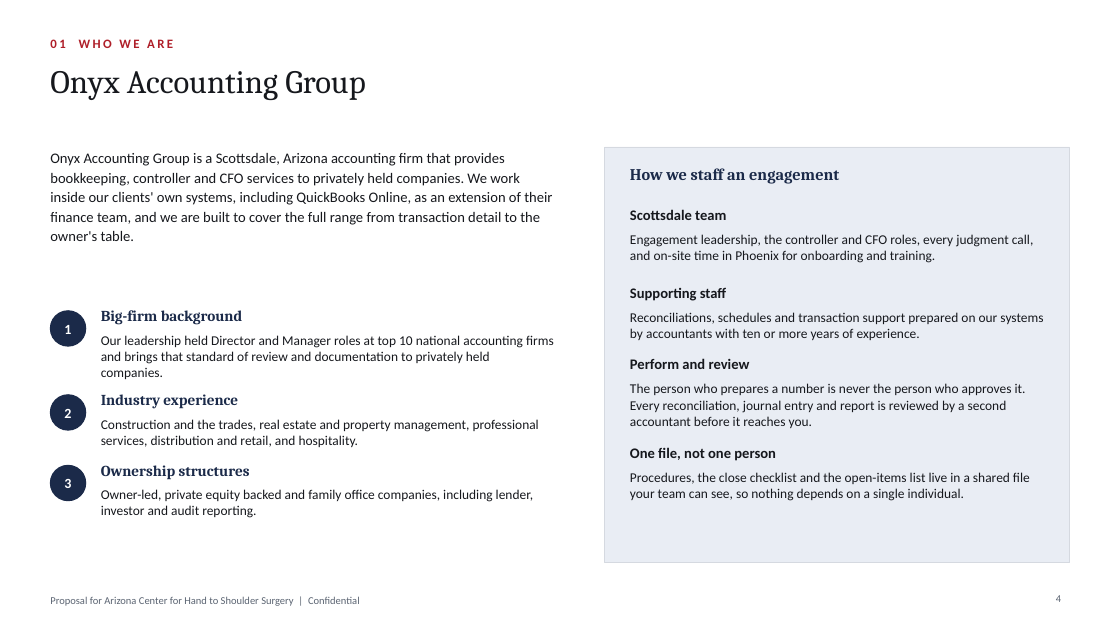
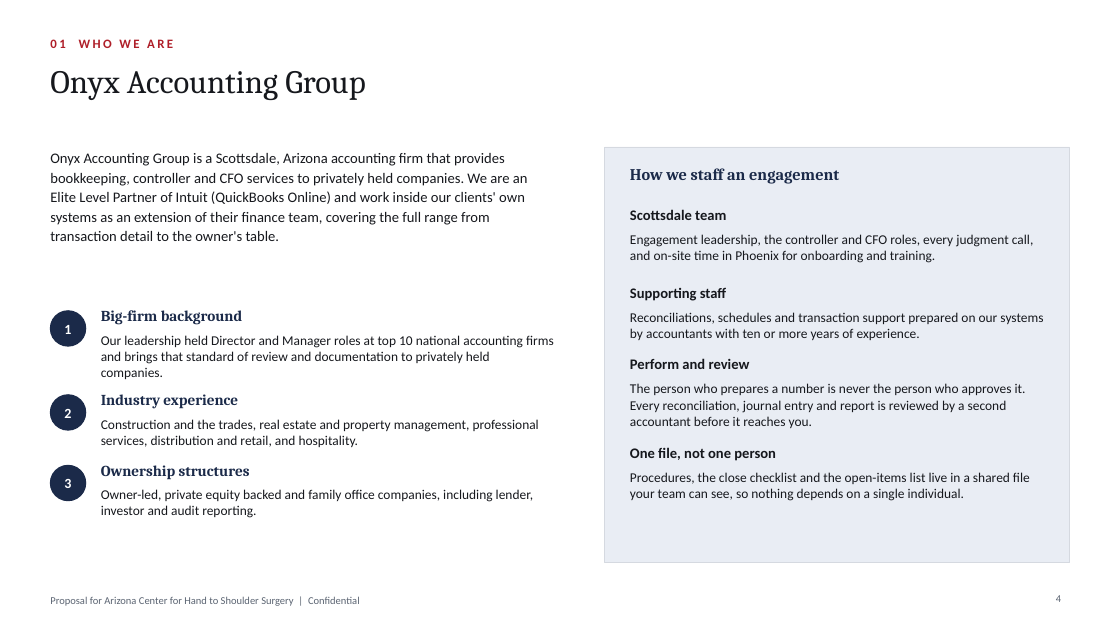
Before and after one commit to Onyxcfo/Engagement-Letter-Edits, a slide deck: slide 4 of Onyx_AZHandCenter_Proposal.pptx. Drawn at 1120x630 pixels with LibreOffice and Linux fonts; fonts in the diff are those of the drawing; background and template pictures are left out. Boxes give left, top, right and bottom in pixels: in the first picture for what was removed or moved away, otherwise in the second. Text is boxed around its words. In the diff, an @@ line names an element or a change of style, - is before the commit and + after.

```diff
--- a/Onyx_AZHandCenter_Proposal.pptx
+++ b/Onyx_AZHandCenter_Proposal.pptx
@@ text at (50,153,528,241): text changed @@
-Onyx Accounting Group is a Scottsdale, Arizona accounting firm that provides bookkeeping, controller and CFO services to privately held companies. We work inside our clients' own systems, including QuickBooks Online, as an extension of their finance team, and we are built to cover the full range from transaction detail to the owner's table.
+Onyx Accounting Group is a Scottsdale, Arizona accounting firm that provides bookkeeping, controller and CFO services to privately held companies. We are an Elite Level Partner of Intuit (QuickBooks Online) and work inside our clients' own systems as an extension of their finance team, covering the full range from transaction detail to the owner's table.
```
Also in this commit, not shown: 6 other slides changed, 7 other files.
